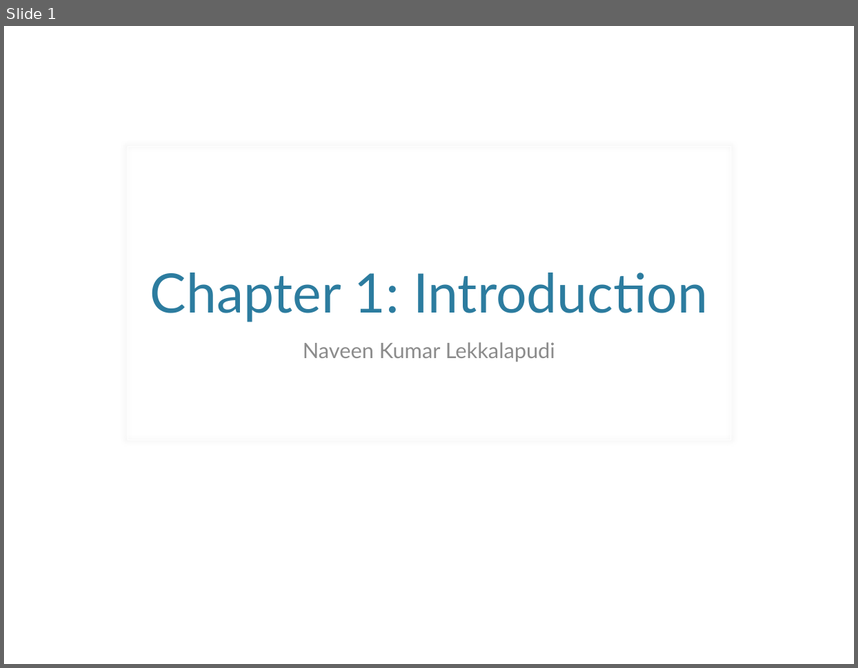
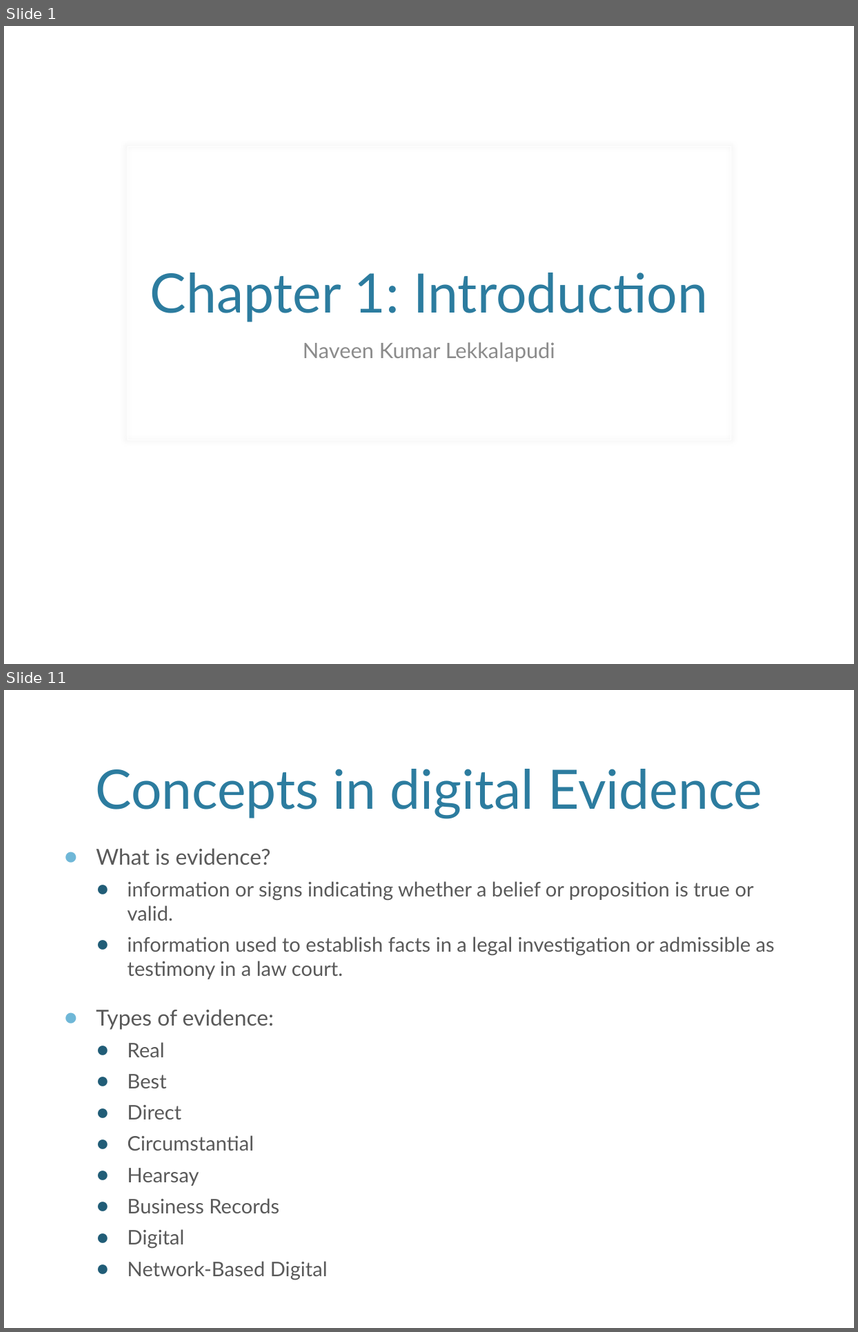
Before and after one commit to nave91/CS695NetForensics, a slide deck: Ch1.Introduction.pptx. Shown one above the other, each under a label of ours: slide 1 before the commit, slides 1 and 11 after it; the slides between them are not shown. The pictures are 858x668 and 858x1332 pixels, drawn with LibreOffice and Linux fonts; fonts in the diff are those of the drawing; background and template pictures are left out. Boxes give left, top, right and bottom in pixels: in the first picture for what was removed or moved away, otherwise in the second. Text is boxed around its words. In the diff, an @@ line names an element or a change of style, - is before the commit and + after.

```diff
--- a/Ch1.Introduction.pptx
+++ b/Ch1.Introduction.pptx
@@ slide 11 added at box(4, 690, 854, 1328), background picture (left out) @@
@@ title added at box(95, 769, 763, 818), 46 pt, text #2C7C9F @@
+Concepts in digital Evidence
@@ text added at box(96, 848, 775, 1248), 17.1 pt, text #595959 @@
+● What is evidence?
+  ● information or signs indicating whether a belief or proposition is true or valid.
+  ● information used to establish facts in a legal investigation or admissible as testimony in a law court.
+● Types of evidence:
+  ● Real
+  ● Best
+  ● Direct
+  ● Circumstantial
+  ● Hearsay
+  ● Business Records
+  ● Digital
+  ● Network-Based Digital
```
Also in this commit, not shown: 21 other slides added.
